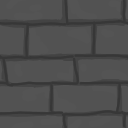
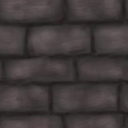
Layered file, before and after one edit (128x128). Changes by layer:
added layer "Copy of dark" (other, 54%) above "dark" over (0, 0, 128, 128)
added layer "dark" (multiply, 41%) above "dark-og" over (0, 0, 128, 128)
renamed "Paint Layer 2" to "dark-og", hid it over (0, 0, 128, 128)
added group "Group 5" (other, 80%) with 3 layers above "Paint Layer 1" over (0, 0, 128, 128)
added layer "piklght" (42%) in group "Group 5" over (0, 0, 128, 128)
added layer "Paint Layer 4" in group "Group 5" over (0, 0, 128, 128)
added layer "Paint Layer 3" in group "Group 5" over (0, 0, 128, 128)
painted on "Paint Layer 1" over (0, 0, 128, 128)
